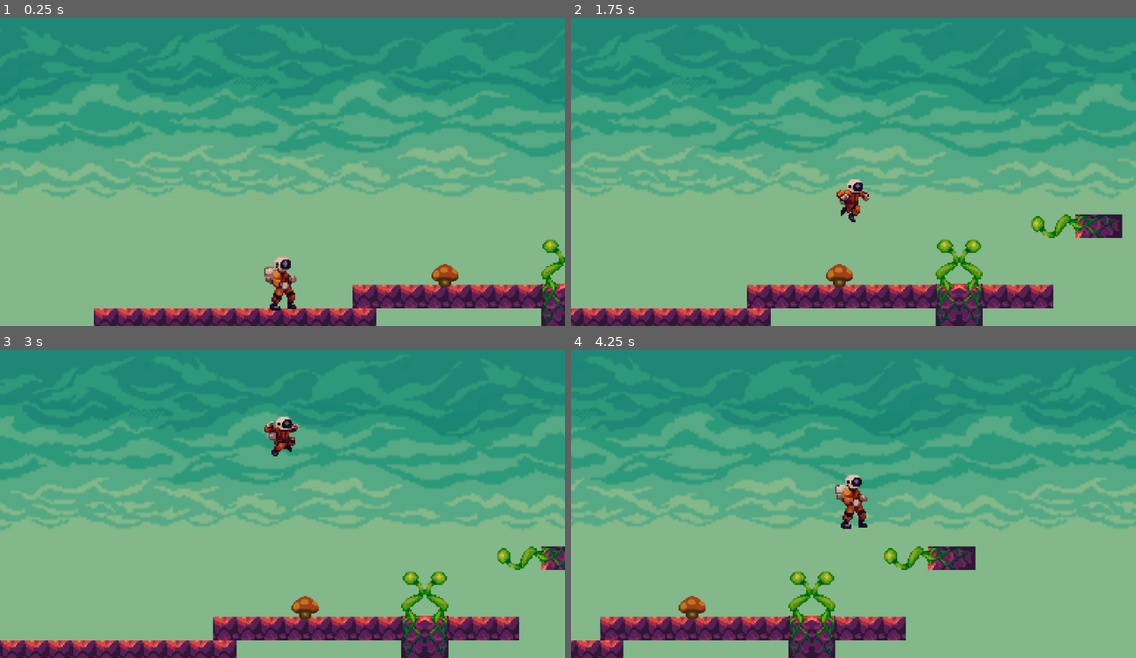
Above: before the commit, frames 1-4 (two rows, left to right).
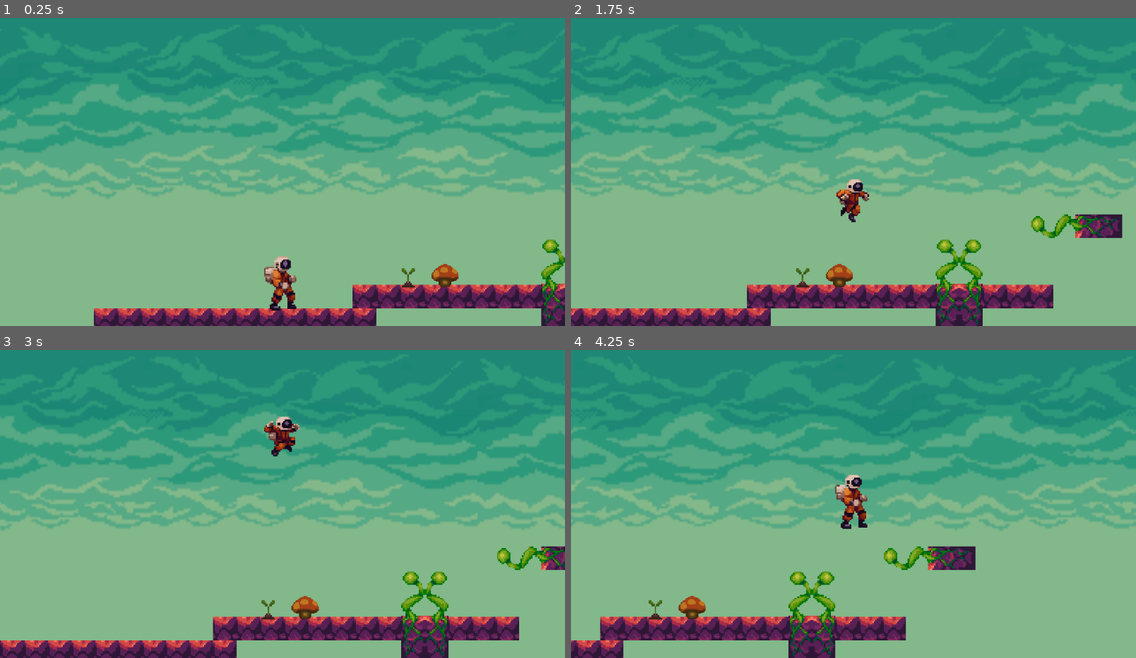
Above: after the commit, the same moments.

Repository: Eggsquisite/Regrowth
Game: Godot game, scene res://Levels/Level1.tscn
Same seed, same stepped clock (60 frames per second), same inputs: the game is played once before the commit and once after it.
Inputs:
- Up to frame 1 (0.25 s): no input
- Up to frame 2 (1.75 s): hold D (right) from 0.53 s (still down); tap E (interact) at 0.6, 1.55 s; tap Space (jump) at 0.77, 0.8, 1.07, 1.35, 1.52 s
- Up to frame 3 (3 s): tap Space (jump) at 1.82, 2.3 s; release D (right) at 2.03 s; hold A (left) 2.03-2.78 s; tap E (interact) at 2.1, 2.85 s; hold D (right) from 2.78 s (still down)
- Up to frame 4 (4.25 s): keep holding D (right); tap Space (jump) at 3.02, 3.32, 3.6, 3.77, 4.07 s

The runs differ from the first frame. In frame 1, less than 0.1% of the frame differs, in the area x 47-74%, y 79-91%; in frame 2, less than 0.1%; in frame 3, less than 0.1%; in frame 4, less than 0.1%.

Commit message:
Added mound and interact anim

Diff:
--- /dev/null
+++ b/Interactables/Mound.gd
@@ -0,0 +1,12 @@
+extends Sprite
+
+
+
+func _on_Area2D_body_entered(body):
+	if body.has_method("InRange"):
+		body.InRange(true)
+
+
+func _on_Area2D_body_exited(body):
+	if body.has_method("InRange"):
+		body.InRange(false)
--- /dev/null
+++ b/Interactables/Mound.tscn
@@ -0,0 +1,20 @@
+[gd_scene load_steps=4 format=2]
+
+[ext_resource path="res://GFX/Interactables/Mound/Plants-1.png.png" type="Texture" id=1]
+[ext_resource path="res://Interactables/Mound.gd" type="Script" id=2]
+
+[sub_resource type="CircleShape2D" id=1]
+radius = 15.2947
+
+[node name="Mound" type="Sprite"]
+scale = Vector2( 2, 2 )
+texture = ExtResource( 1 )
+script = ExtResource( 2 )
+
+[node name="Area2D" type="Area2D" parent="."]
+collision_layer = 2147483650
+
+[node name="CollisionShape2D" type="CollisionShape2D" parent="Area2D"]
+shape = SubResource( 1 )
+[connection signal="body_entered" from="Area2D" to="." method="_on_Area2D_body_entered"]
+[connection signal="body_exited" from="Area2D" to="." method="_on_Area2D_body_exited"]
--- a/Levels/Level1.tscn
+++ b/Levels/Level1.tscn
@@ -1,8 +1,9 @@
-[gd_scene load_steps=4 format=2]
+[gd_scene load_steps=5 format=2]
 
 [ext_resource path="res://Player/Player.tscn" type="PackedScene" id=1]
 [ext_resource path="res://Levels/Tilemap.tres" type="TileSet" id=2]
 [ext_resource path="res://Interactables/MushroomBig.tscn" type="PackedScene" id=3]
+[ext_resource path="res://Interactables/Mound.tscn" type="PackedScene" id=4]
 
 [node name="Level1" type="Node2D"]
 
@@ -19,3 +20,8 @@
 
 [node name="MushroomBig" parent="Mushroom" instance=ExtResource( 3 )]
 position = Vector2( 701.776, 521.607 )
+
+[node name="Mound" type="Node" parent="."]
+
+[node name="Mound" parent="Mound" instance=ExtResource( 4 )]
+position = Vector2( 650.377, 535.514 )
--- a/Player/Player.gd
+++ b/Player/Player.gd
@@ -10,6 +10,8 @@
 var motion = Vector2.ZERO
 var inAir = false
 var isCrouching = false
+var inRange = false
+var isInteracting = false
 
 
 func _ready():
@@ -18,10 +20,12 @@
 
 func _physics_process(delta):
 	Apply_Gravity()
-	Jump()
 	Check_Grounded()
 	Collision()
-	Move()
+	Interact()
+	if not isInteracting:
+		Move()
+		Jump()
 	Animate()
 	move_and_slide(motion, UP)
 
@@ -80,4 +84,17 @@
 
 
 func Animate():
-	emit_signal("animate", motion, isCrouching, is_on_floor())
+	emit_signal("animate", motion, isInteracting, is_on_floor())
+
+
+func Interact():
+	if inRange and Input.is_action_just_pressed("interact") and is_on_floor() and not isInteracting:
+		print("Interacting")
+		isInteracting = true
+	elif inRange and Input.is_action_just_pressed("interact") and isInteracting:
+		isInteracting = false
+		print("no")
+
+
+func InRange(value):
+	inRange = value
--- a/Player/Player.tscn
+++ b/Player/Player.tscn
@@ -14,7 +14,7 @@
 script = ExtResource( 20 )
 
 [node name="PlayerAnimation" parent="." instance=ExtResource( 1 )]
-animation = "idle"
+animation = "uncrouch"
 frame = 2
 
 [node name="CollisionShape2D" type="CollisionShape2D" parent="."]
--- a/Player/PlayerAnimation.gd
+++ b/Player/PlayerAnimation.gd
@@ -4,8 +4,9 @@
 
 var inAir = false
 var walkReady = true
+var crouched = false
 
-func _on_Player_animate(motion, crouch, is_on_floor):
+func _on_Player_animate(motion, interacting, is_on_floor):
 	if motion.y < 0:
 		play("jump")
 		walkReady = false
@@ -18,8 +19,13 @@
 		$Timer.start()
 	elif motion.x != 0 and walkReady:
 		play("run")
-	elif crouch and walkReady:
+	elif interacting and walkReady:
 		play("crouch")
+		crouched = true
+	elif not interacting and crouched:
+		play("uncrouch")
+		crouched = false
+		# doesnt work, gets overwritten by idle
 	elif walkReady:
 		play("idle")
 
@@ -29,7 +35,6 @@
 		flip_h = true
 
 
-
 func _on_Timer_timeout():
 	walkReady = true
 	$Timer.stop()
--- a/Player/PlayerAnimation.tscn
+++ b/Player/PlayerAnimation.tscn
@@ -32,6 +32,11 @@
 "name": "idle",
 "speed": 5.0
 }, {
+"frames": [ ExtResource( 22 ), ExtResource( 24 ), ExtResource( 23 ) ],
+"loop": false,
+"name": "jump",
+"speed": 6.0
+}, {
 "frames": [ ExtResource( 21 ) ],
 "loop": true,
 "name": "landing",
@@ -47,15 +52,15 @@
 "name": "run",
 "speed": 7.0
 }, {
+"frames": [ ExtResource( 2 ), ExtResource( 6 ), ExtResource( 12 ) ],
+"loop": false,
+"name": "uncrouch",
+"speed": 8.0
+}, {
 "frames": [ ExtResource( 12 ), ExtResource( 6 ), ExtResource( 2 ) ],
 "loop": false,
 "name": "crouch",
 "speed": 8.0
-}, {
-"frames": [ ExtResource( 22 ), ExtResource( 24 ), ExtResource( 23 ) ],
-"loop": false,
-"name": "jump",
-"speed": 6.0
 } ]
 
 [node name="PlayerAnimation" type="AnimatedSprite"]
Binary file added: GFX/Interactables/Mound/Plants-1.png.png
Not shown, added: GFX/Interactables/Mound/Plants-1.png.png.import
Binary file added: GFX/Interactables/Mound/Plants-3.png.png
Not shown, added: GFX/Interactables/Mound/Plants-3.png.png.import
